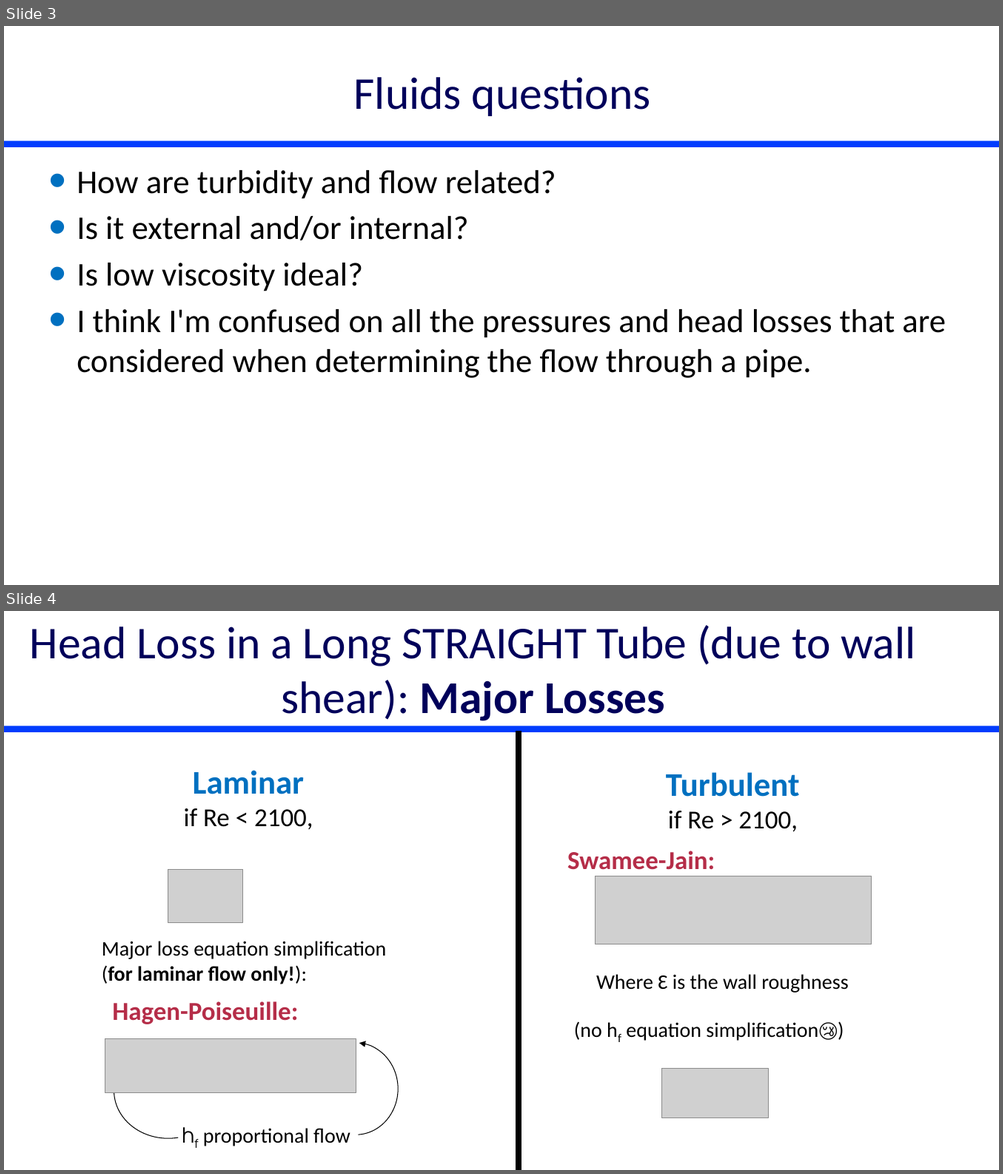
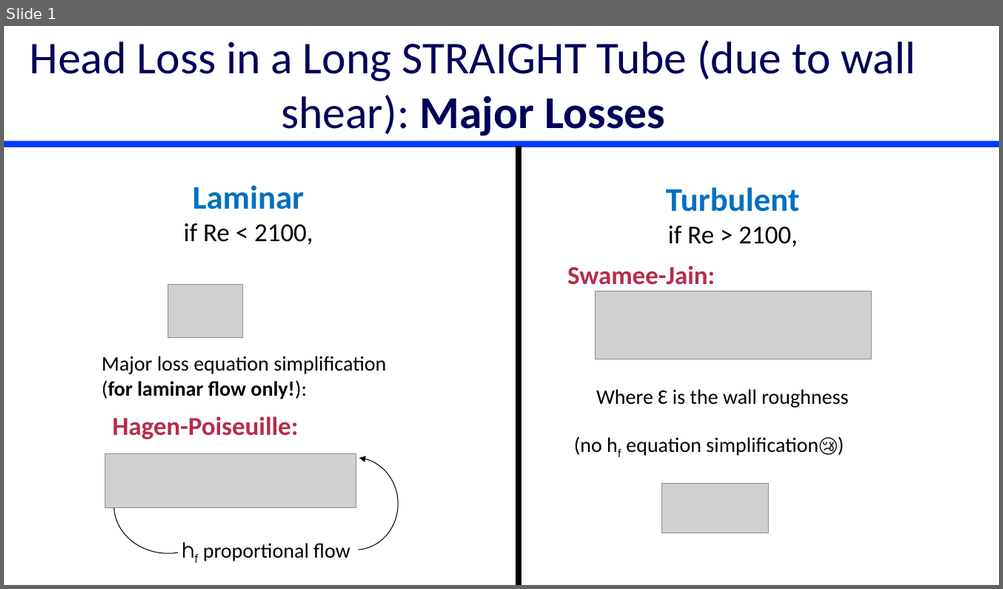
Before and after one commit to monroews/CEE4520Lectures, a slide deck: Discussions/Head Loss.pptx. Shown one above the other, each under a label of ours: slides 3 and 4 before the commit, slide 1 after it. The pictures are 1003x1174 and 1003x589 pixels, drawn with LibreOffice and Linux fonts; fonts in the diff are those of the drawing; grey boxes stand for pictures. Boxes give left, top, right and bottom in pixels: in the first picture for what was removed or moved away, otherwise in the second. Text is boxed around its words. In the diff, an @@ line names an element or a change of style, - is before the commit and + after.

```diff
--- a/Discussions/Head Loss.pptx
+++ b/Discussions/Head Loss.pptx
@@ slide 3 removed at (4, 26, 999, 585), background #FFFFFF; not listed: 1 template element that a slide beside it also shows @@
@@ title removed at (354, 77, 651, 116) @@
-Fluids questions
@@ text removed at (77, 170, 945, 378) @@
-• How are turbidity and flow related?
-• Is it external and/or internal?
-• Is low viscosity ideal?
-• I think I'm confused on all the pressures and head losses that are considered when determining the flow through a pipe.
@@ what was slide 4 is now slide 1 @@
```
Also in this commit, not shown: 2 other slides removed, 1 other file.
